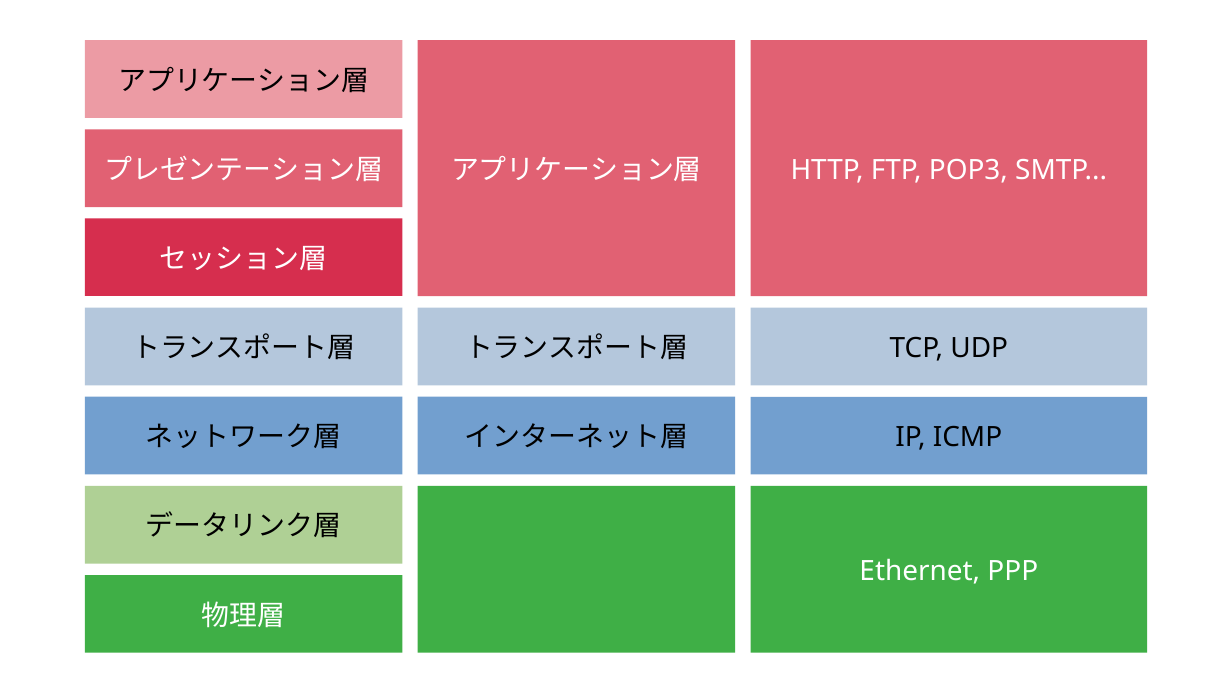
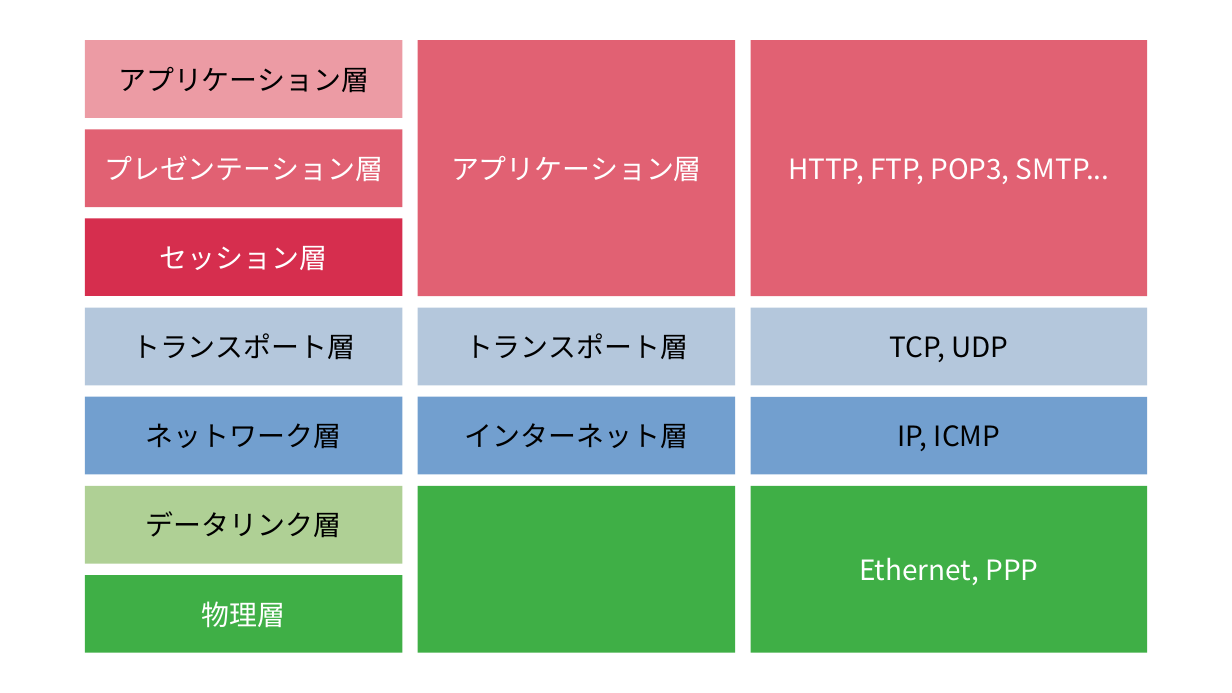
Before and after one commit to ichigo-1125/knowledge, a slide deck: slide 2 of assets/internet.odp. Drawn at 1232x693 pixels with LibreOffice and Linux fonts; fonts in the diff are those of the drawing. Boxes give left, top, right and bottom in pixels: in the first picture for what was removed or moved away, otherwise in the second. Text is boxed around its words. In the diff, an @@ line names an element or a change of style, - is before the commit and + after.

```diff
--- a/assets/internet.odp
+++ b/assets/internet.odp
@@ font Noto Sans to Noto Sans CJK SC in 4 elements at (x1=751, y1=40, x2=1148, y2=296), (x1=751, y1=307, x2=1148, y2=385), (x1=751, y1=397, x2=1148, y2=474), (x1=751, y1=486, x2=1148, y2=653) @@
```
Also in this commit, not shown: 4 other slides changed, 2 slides added, 14 other files.
